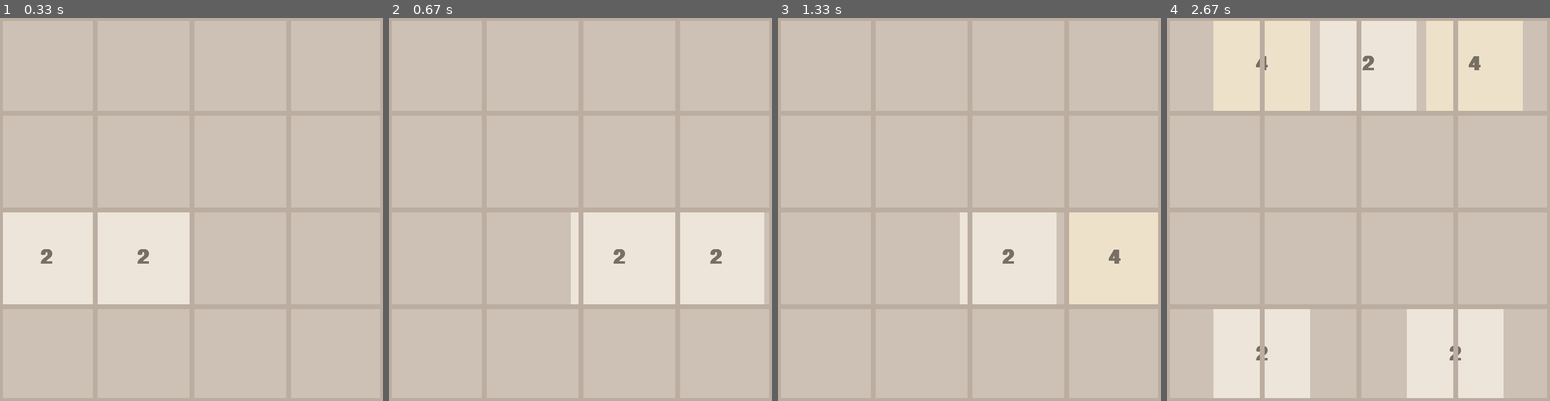
Above: before the commit, frames 1-4 (left to right).
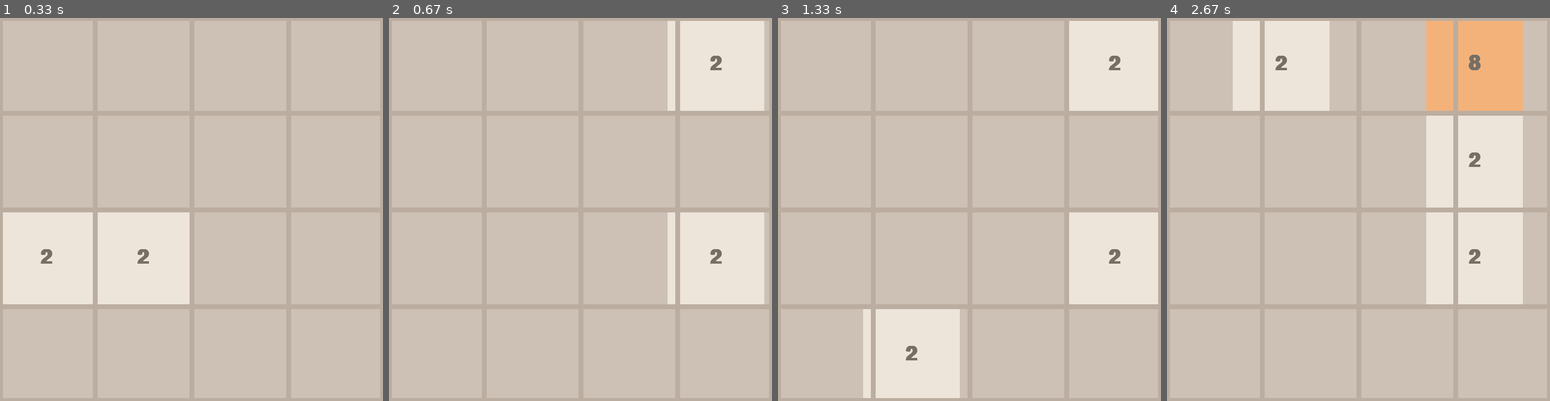
Above: after the commit, the same moments.

Repository: AstroAspie/2048_pygame
Game: pygame game, started from main.py
Two runs of this game, one before a commit and one after it. Both use one fixed random seed, a clock stepped at 60 frames per second and the inputs below.
Inputs:
- Up to frame 1 (0.33 s): no input
- Up to frame 2 (0.67 s): hold R from 0.33 s (still down); hold Right from 0.33 s (still down)
- Up to frame 3 (1.33 s): release R at 0.8 s; release Right at 0.8 s; tap Enter at 0.83 s; hold Right from 1.17 s (still down)
- Up to frame 4 (2.67 s): release Right at 1.63 s; hold Up 1.67-1.97 s; hold Right 2-2.47 s; hold Left from 2.5 s (still down)

Frame 1 is identical in both runs. In frame 2, 11% of the frame differs, in the area x 47-98%, y 0-75%; in frame 3, 17%; in frame 4, 35%, in the area x 12-93%, y 0-100%.

Commit message:
+ add refresh and quit key functionality.. whoops

Diff:
--- a/main.py
+++ b/main.py
@@ -102,6 +102,14 @@
 
     draw_grid(game_window)
     # Draw the tiles
+    pygame.display.update()
+
+
+def refresh_game(game_window, tiles):
+    game_window.fill(BACKGROUND_COLOUR)
+    draw_grid(game_window)
+    tiles.clear()
+    tiles.update(generate_tiles())
     pygame.display.update()
 
 
@@ -242,6 +250,11 @@
                     move_tiles(game_window, tiles, clock, "up")
                 elif event.key == pygame.K_DOWN:
                     move_tiles(game_window, tiles, clock, "down")
+                elif event.key == pygame.K_r:
+                    refresh_game(game_window, tiles)
+                elif event.key == pygame.K_q:
+                    run = False
+                    break
 
         draw(game_window, tiles)
     pygame.quit()
Not shown, changed: README.md
Not shown, added: requirements.txt
